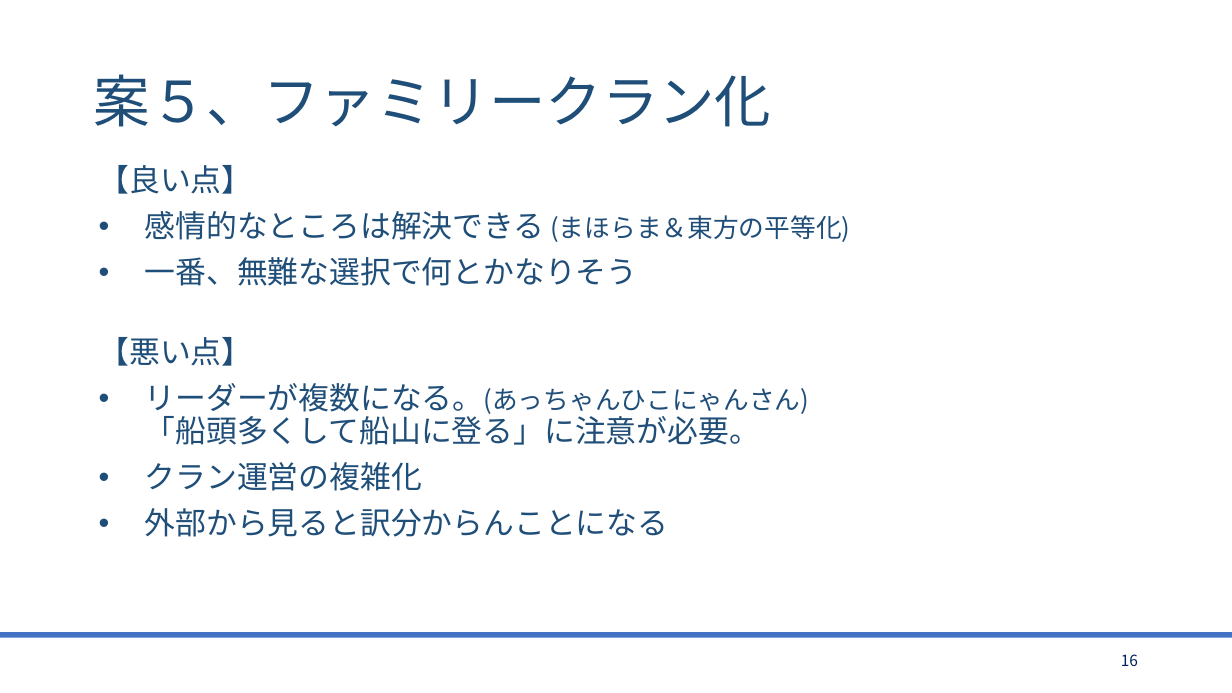
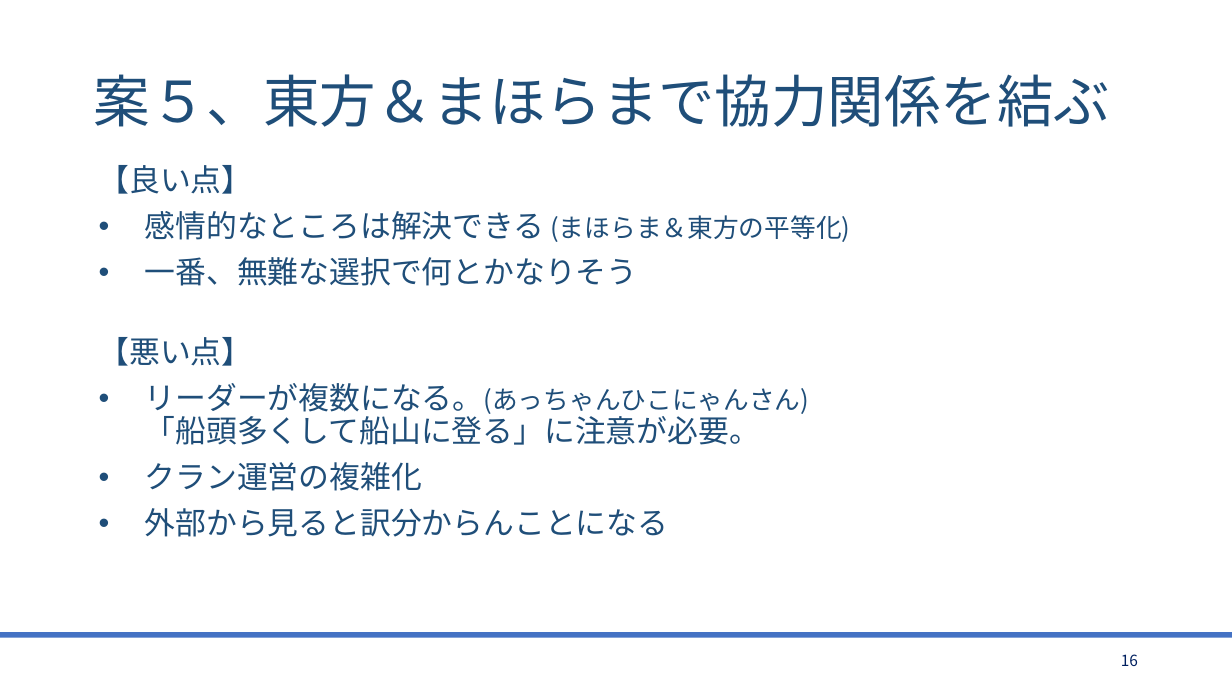
Before and after one commit to bigtreeCoC/documents, a slide deck: slide 16 of 東方とまほらまの今後について.pptx. Drawn at 1232x693 pixels with LibreOffice and Linux fonts; fonts in the diff are those of the drawing. Boxes give left, top, right and bottom in pixels: in the first picture for what was removed or moved away, otherwise in the second. Text is boxed around its words. In the diff, an @@ line names an element or a change of style, - is before the commit and + after.

Commit message:
東方とまほらま(2版)

```diff
--- a/東方とまほらまの今後について.pptx
+++ b/東方とまほらまの今後について.pptx
@@ title at (94, 74, 1110, 127): text changed @@
-案５、ファミリークラン化
+案５、東方＆まほらまで協力関係を結ぶ
```
Also in this commit, not shown: 3 other slides changed, 10 slides added, 1 other file.
